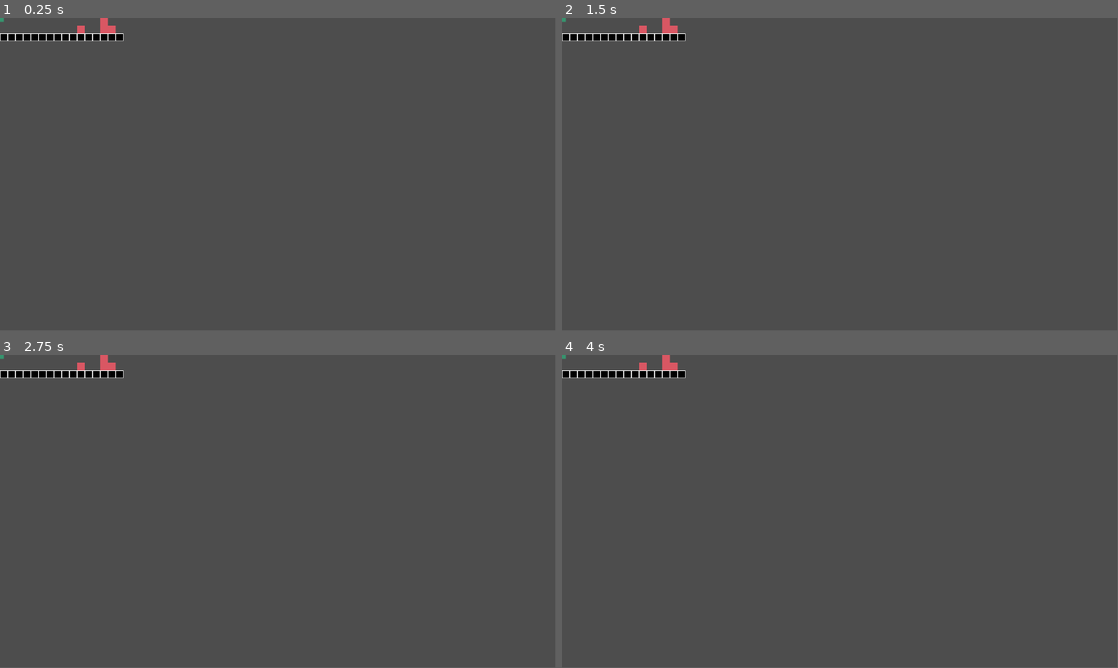
Above: before the commit, frames 1-4 (two rows, left to right).
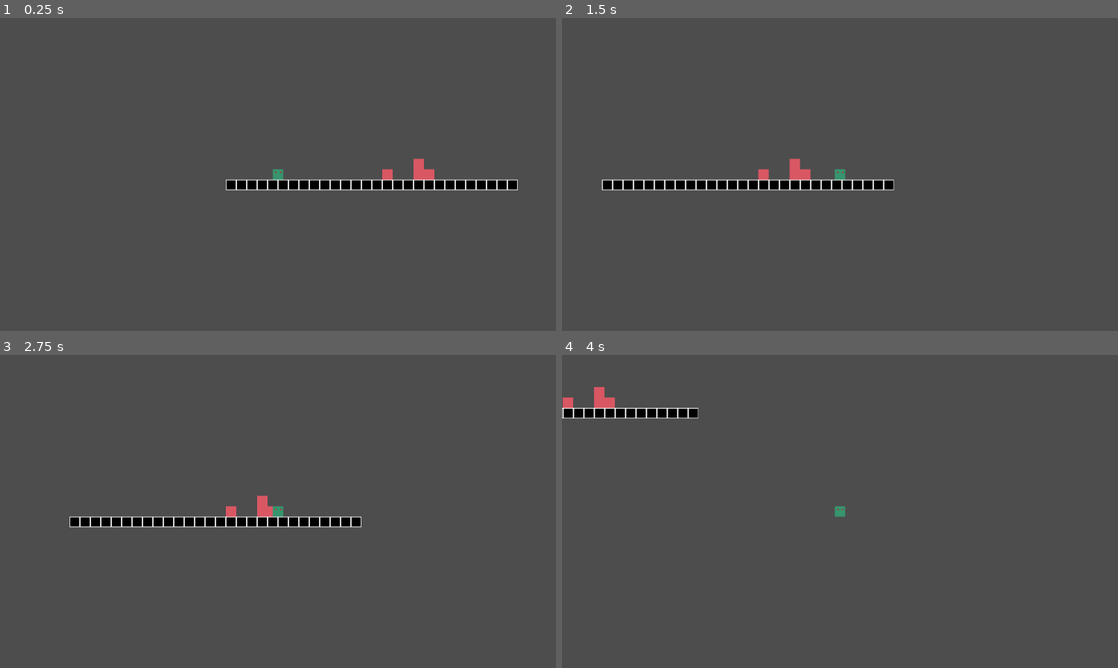
Above: after the commit, the same moments.

Repository: 8-Square/LabRat-Campfire
Game: Godot game, scene res://assets/game.tscn
Same seed, same stepped clock (60 frames per second), same inputs: the game is played once before the commit and once after it. The project has no main scene, so this scene is started directly.
Inputs:
- Up to frame 1 (0.25 s): no input
- Up to frame 2 (1.5 s): tap Enter at 0.5 s; hold D (right, bound only after the commit) from 0.53 s (still down); tap W (jump, bound only after the commit) at 0.6, 0.77, 1.07 s; tap Alt at 1.35 s
- Up to frame 3 (2.75 s): tap W (jump, bound only after the commit) at 1.52, 1.55, 1.82, 2.3 s; release D (right, bound only after the commit) at 2.03 s; hold A (left, bound only after the commit) from 2.03 s (still down); tap Shift at 2.1 s
- Up to frame 4 (4 s): release A (left, bound only after the commit) at 2.78 s; hold D (right, bound only after the commit) from 2.78 s (still down); tap W (jump, bound only after the commit) at 2.85, 3.02, 3.32, 3.77, 3.8 s; tap Alt at 3.6 s
In our replay, the window is 799x449 before the commit and 800x450 after it. These sizes can differ from the game's own. Grey fills any space a smaller window leaves; there, only what the larger window draws over its background counts as a difference.

The runs differ from the first frame. In frame 1, 2.9% of the frame differs, in the area x 0-94%, y 0-56%; in frame 2, 2.8%; in frame 3, 2.9%; in frame 4, 1.8%.

Commit message:
working player

Diff:
--- /dev/null
+++ b/Player/player.gd
@@ -0,0 +1,25 @@
+extends CharacterBody2D
+
+
+const SPEED = 300.0
+const JUMP_VELOCITY = -400.0
+
+
+func _physics_process(delta: float) -> void:
+	# Add the gravity.
+	if not is_on_floor():
+		velocity += get_gravity() * delta
+
+	# Handle jump.
+	if Input.is_action_just_pressed("jump") and is_on_floor():
+		velocity.y = JUMP_VELOCITY
+
+	# Get the input direction and handle the movement/deceleration.
+	# As good practice, you should replace UI actions with custom gameplay actions.
+	var direction := Input.get_axis("left", "right")
+	if direction:
+		velocity.x = direction * SPEED
+	else:
+		velocity.x = move_toward(velocity.x, 0, SPEED)
+
+	move_and_slide()
--- a/Player/player.tscn
+++ b/Player/player.tscn
@@ -1,11 +1,13 @@
 [gd_scene format=3 uid="uid://dtl117y5af07u"]
 
+[ext_resource type="Script" uid="uid://00mf1db8t4ur" path="res://Player/player.gd" id="1_4ntmi"]
 [ext_resource type="Texture2D" uid="uid://b60jn1hqd8g87" path="res://assets/rat.png" id="1_l8h54"]
 
 [sub_resource type="RectangleShape2D" id="RectangleShape2D_4ntmi"]
 size = Vector2(16, 16)
 
 [node name="Player" type="CharacterBody2D" unique_id=1765486710]
+script = ExtResource("1_4ntmi")
 
 [node name="CollisionShape2D" type="CollisionShape2D" parent="." unique_id=654288094]
 shape = SubResource("RectangleShape2D_4ntmi")
@@ -13,3 +15,6 @@
 [node name="Sprite2D" type="Sprite2D" parent="." unique_id=1917801899]
 texture_filter = 1
 texture = ExtResource("1_l8h54")
+
+[node name="Camera2D" type="Camera2D" parent="." unique_id=205748499]
+zoom = Vector2(1.5, 1.5)
--- a/assets/game.tscn
+++ b/assets/game.tscn
@@ -17,7 +17,7 @@
 [node name="Node2D" type="Node2D" unique_id=625840462]
 
 [node name="TileMapLayer" type="TileMapLayer" parent="." unique_id=219639194]
-tile_map_data = PackedByteArray("AAAAAAIAAgABAAEAAAABAAIAAgA …(336 unchanged characters)… AAAEAAAANAAAAAgAAAAEAAAAOAAEAAgAAAAEAAAA=")
+tile_map_data = PackedByteArray("AAAAAAIAAgABAAEAAAABAAIAAgA …(336 unchanged characters)… AAAEAAAANAAAAAgAAAAEAAAAOAAEAAgAAAAEAAAAQAAIAAgABAAEAAAARAAIAAgABAAEAAAASAAIAAgABAAEAAAATAAIAAgABAAEAAAAUAAIAAgABAAEAAAAVAAIAAgABAAEAAAAWAAIAAgABAAEAAAA=")
 tile_set = SubResource("TileSet_ej7j1")
 
 [node name="Player" parent="." unique_id=1765486710 instance=ExtResource("2_0aill")]
--- a/project.godot
+++ b/project.godot
@@ -14,6 +14,32 @@
 config/features=PackedStringArray("4.6", "GL Compatibility")
 config/icon="res://icon.svg"
 
+[display]
+
+window/size/viewport_width=1280
+window/size/viewport_height=720
+
+[input]
+
+jump={
+"deadzone": 0.2,
+"events": [Object(InputEventKey,"resource_local_to_scene":false,"resource_name":"","device":-1,"window_id":0,"alt_pressed":false,"shift_pressed":false,"ctrl_pressed":false,"meta_pressed":false,"pressed":false,"keycode":0,"physical_keycode":87,"key_label":0,"unicode":119,"location":0,"echo":false,"script":null)
+, Object(InputEventKey,"resource_local_to_scene":false,"resource_name":"","device":-1,"window_id":0,"alt_pressed":false,"shift_pressed":false,"ctrl_pressed":false,"meta_pressed":false,"pressed":false,"keycode":0,"physical_keycode":4194320,"key_label":0,"unicode":0,"location":0,"echo":false,"script":null)
+]
+}
+left={
+"deadzone": 0.2,
+"events": [Object(InputEventKey,"resource_local_to_scene":false,"resource_name":"","device":-1,"window_id":0,"alt_pressed":false,"shift_pressed":false,"ctrl_pressed":false,"meta_pressed":false,"pressed":false,"keycode":0,"physical_keycode":65,"key_label":0,"unicode":97,"location":0,"echo":false,"script":null)
+, Object(InputEventKey,"resource_local_to_scene":false,"resource_name":"","device":-1,"window_id":0,"alt_pressed":false,"shift_pressed":false,"ctrl_pressed":false,"meta_pressed":false,"pressed":false,"keycode":0,"physical_keycode":4194319,"key_label":0,"unicode":0,"location":0,"echo":false,"script":null)
+]
+}
+right={
+"deadzone": 0.2,
+"events": [Object(InputEventKey,"resource_local_to_scene":false,"resource_name":"","device":-1,"window_id":0,"alt_pressed":false,"shift_pressed":false,"ctrl_pressed":false,"meta_pressed":false,"pressed":false,"keycode":0,"physical_keycode":68,"key_label":0,"unicode":100,"location":0,"echo":false,"script":null)
+, Object(InputEventKey,"resource_local_to_scene":false,"resource_name":"","device":-1,"window_id":0,"alt_pressed":false,"shift_pressed":false,"ctrl_pressed":false,"meta_pressed":false,"pressed":false,"keycode":0,"physical_keycode":4194321,"key_label":0,"unicode":0,"location":0,"echo":false,"script":null)
+]
+}
+
 [physics]
 
 3d/physics_engine="Jolt Physics"
Not shown, added: Player/player.gd.uid
